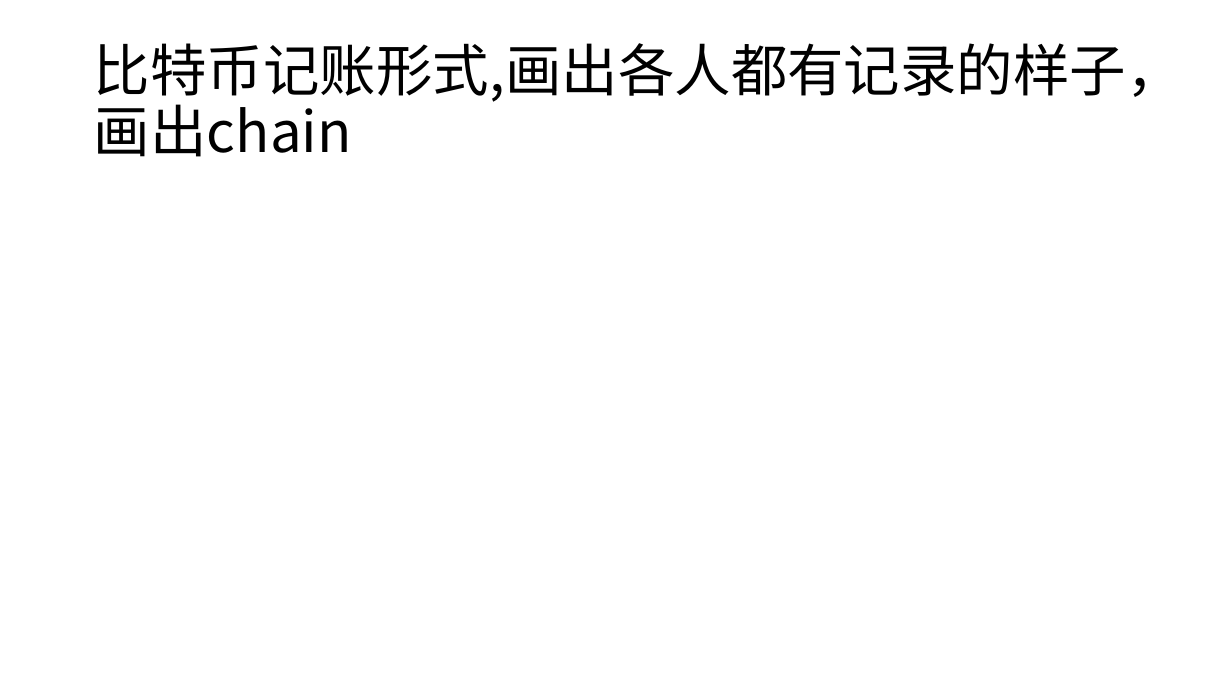
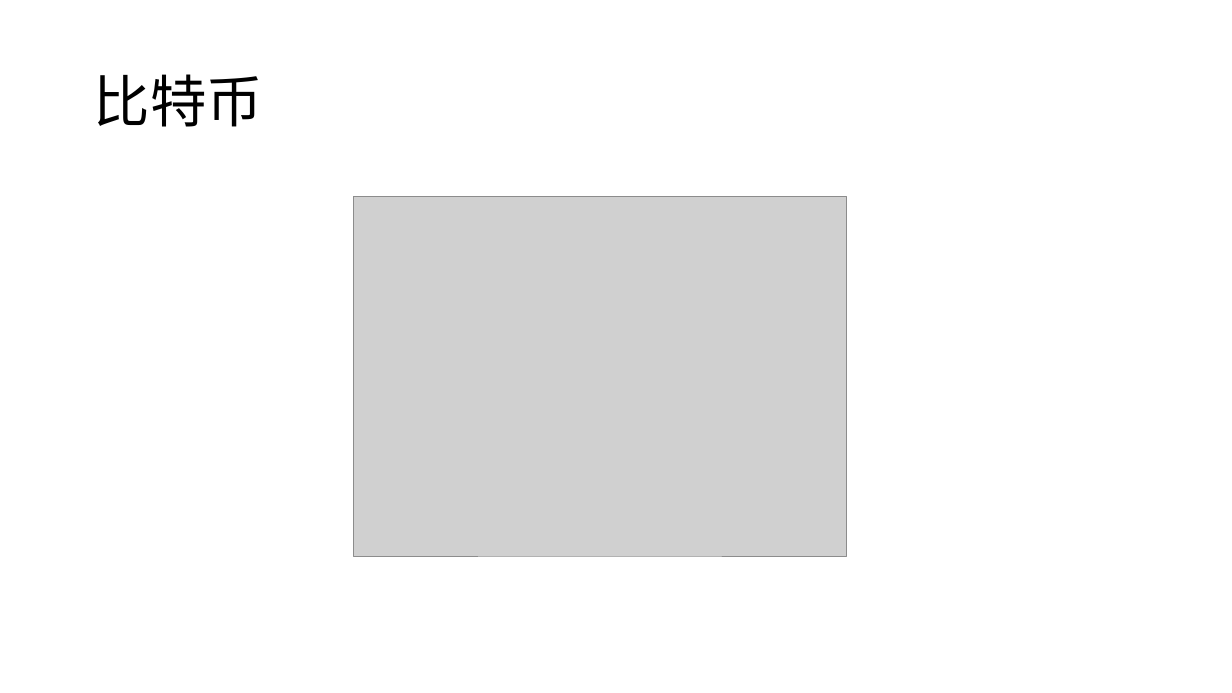
Before and after one commit to tdmm/blockchainppt, a slide deck: slide 6 of blockchain_intrduce.pptx (slide 8 before the commit). Drawn at 1232x693 pixels with LibreOffice and Linux fonts; fonts in the diff are those of the drawing; grey boxes stand for pictures. Boxes give left, top, right and bottom in pixels: in the first picture for what was removed or moved away, otherwise in the second. Text is boxed around its words. In the diff, an @@ line names an element or a change of style, - is before the commit and + after.

```diff
--- a/blockchain_intrduce.pptx
+++ b/blockchain_intrduce.pptx
@@ title at [94,74,263,127]: text changed @@
-比特币记账形式,画出各人都有记录的样子，画出chain
+比特币
@@ picture added at [353,196,847,556] @@
```
Also in this commit, not shown: 6 other slides changed, 11 slides added, 11 slides removed.
